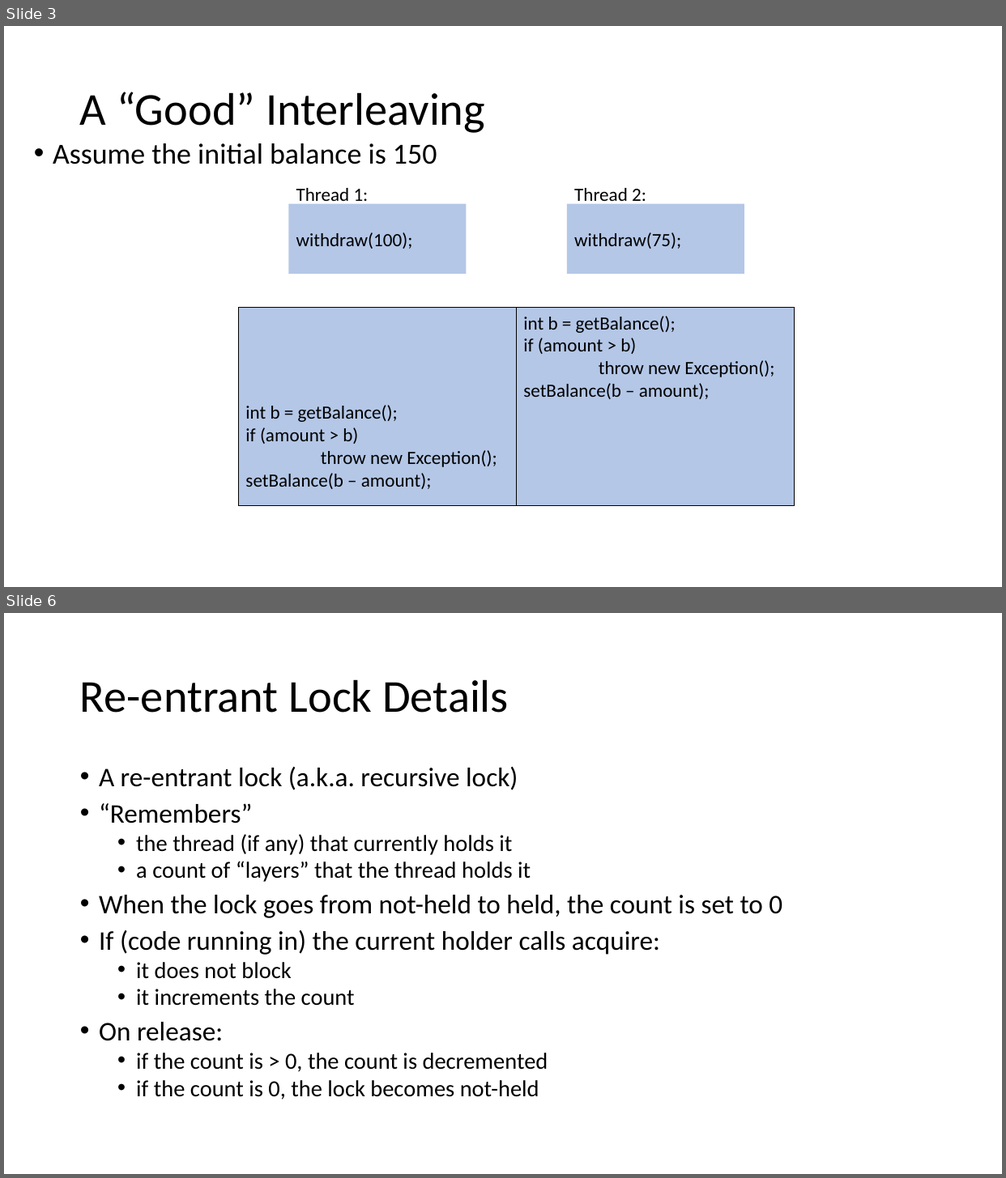
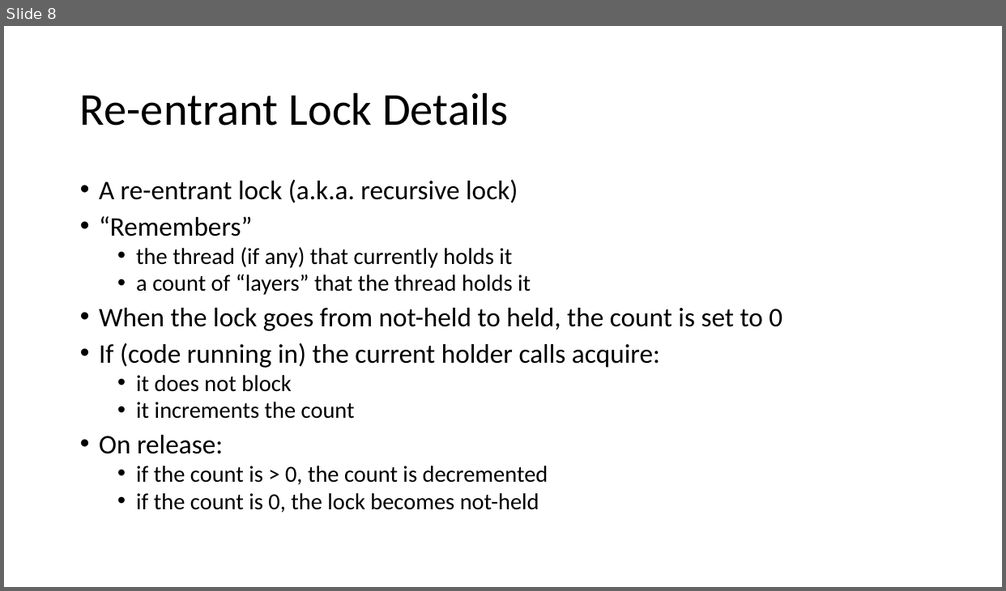
Before and after one commit to natebrunelle/cse332, a slide deck: markdown/files/slides/lecture20_concurrency2.pptx. Shown one above the other, each under a label of ours: slides 3 and 6 before the commit, slide 8 after it; the slides between them are not shown. The pictures are 1006x1178 and 1006x591 pixels, drawn with LibreOffice and Linux fonts; fonts in the diff are those of the drawing. Boxes give left, top, right and bottom in pixels: in the first picture for what was removed or moved away, otherwise in the second. Text is boxed around its words. In the diff, an @@ line names an element or a change of style, - is before the commit and + after.

```diff
--- a/markdown/files/slides/lecture20_concurrency2.pptx
+++ b/markdown/files/slides/lecture20_concurrency2.pptx
@@ slide 3 removed at <box>4,26,1002,587</box>, background #FFFFFF @@
@@ title removed at <box>80,92,485,133</box> @@
-A “Good” Interleaving
@@ text removed at <box>53,143,437,165</box> @@
-• Assume the initial balance is 150
@@ text removed at <box>296,188,368,206</box> @@
-Thread 1:
@@ text removed at <box>574,188,646,206</box> @@
-Thread 2:
@@ rectangle removed at <box>288,204,466,275</box> @@
-withdraw(100);
@@ rectangle removed at <box>567,204,744,275</box> @@
-withdraw(75);
@@ rectangle removed at <box>238,308,516,506</box> @@
-int b = getBalance();
-if (amount > b)
-throw new Exception();
-setBalance(b – amount);
@@ rectangle removed at <box>516,308,794,506</box> @@
-int b = getBalance();
-if (amount > b)
-throw new Exception();
-setBalance(b – amount);
@@ what was slide 6 is now slide 8 @@
```
Also in this commit, not shown: 27 slides changed, 5 slides added, 1 other slide removed, 12 other files.
